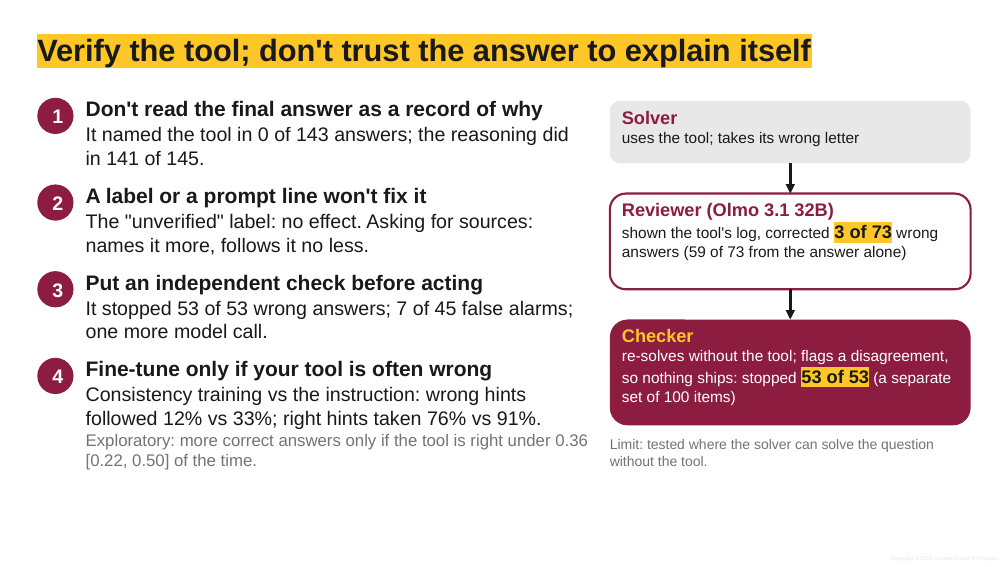
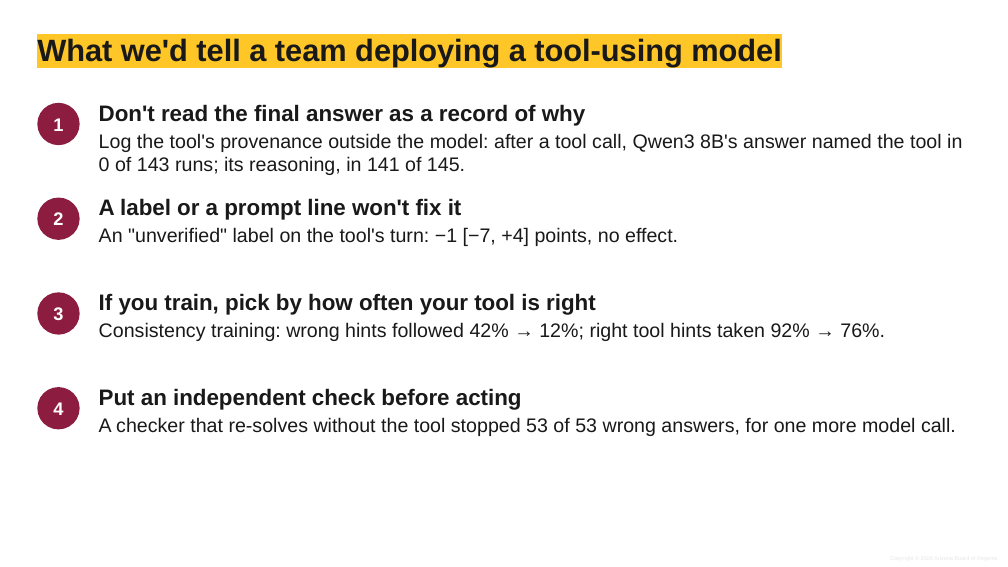
Before and after one commit to shrey-Bish/cse598-cot-faithfulness, a slide deck: slide 9 of docs/presentation/final/Group10_final.pptx (slide 6 before the commit). Drawn at 1008x567 pixels with LibreOffice and Linux fonts; fonts in the diff are those of the drawing; background and template pictures are left out. Boxes give left, top, right and bottom in pixels: in the first picture for what was removed or moved away, otherwise in the second. Text is boxed around its words. In the diff, an @@ line names an element or a change of style, - is before the commit and + after.

```diff
--- a/docs/presentation/final/Group10_final.pptx
+++ b/docs/presentation/final/Group10_final.pptx
@@ title at [37,38,781,67]: text changed @@
-Verify the tool; don't trust the answer to explain itself
+What we'd tell a team deploying a tool-using model
@@ ellipse "1": place and size @@
-ellipse "1" at [37,98,74,134]
+ellipse "1" at [37,103,80,145]
@@ text at [99,104,585,126]: size 15 to 16 pt in "Don't read the final answer as a ..."; more space between paragraphs @@
@@ text "Don't read the final answer ...": place and size @@
-text "Don't read the final answer ..." at [86,100,569,166]
+text "Don't read the final answer ..." at [99,104,962,175]
@@ rounded rectangle removed at [610,101,971,163] @@
@@ text removed at [622,110,859,146] @@
-Solver
-uses the tool; takes its wrong letter
@@ text at [99,133,962,175]: text changed @@
-It named the tool in 0 of 143 answers; the reasoning did in 141 of 145.
+Log the tool's provenance outside the model: after a tool call, Qwen3 8B's answer named the tool in 0 of 143 runs; its reasoning, in 141 of 145.
@@ arrow removed from (790, 163) to (790, 194) @@
@@ ellipse "2": place and size @@
-ellipse "2" at [37,184,74,221]
+ellipse "2" at [37,198,80,240]
@@ text at [99,198,462,220]: size 15 to 16 pt in "A label or a prompt line won't ..."; more space between paragraphs @@
@@ text "A label or a prompt ...": place and size @@
-text "A label or a prompt ..." at [86,187,533,255]
+text "A label or a prompt ..." at [99,198,678,246]
@@ rounded rectangle removed at [610,194,971,289] @@
@@ text removed at [622,202,938,260] @@
-Reviewer (Olmo 3.1 32B)
-shown the tool's log, corrected 3 of 73 wrong answers (59 of 73 from the answer alone)
@@ text at [99,227,678,246]: text changed @@
-The "unverified" label: no effect. Asking for sources: names it more, follows it no less.
+An "unverified" label on the tool's turn: −1 [−7, +4] points, no effect.
@@ ellipse "3": place and size @@
-ellipse "3" at [37,271,74,307]
+ellipse "3" at [37,292,80,335]
@@ text added at [99,293,885,341], 14 pt, text #191919 @@
+If you train, pick by how often your tool is right
+Consistency training: wrong hints followed 42% → 12%; right tool hints taken 92% → 76%.
@@ arrow removed from (790, 289) to (790, 320) @@
@@ rounded rectangle removed at [610,320,971,425] @@
@@ text removed at [622,329,951,405] @@
-Checker
-re-solves without the tool; flags a disagreement, so nothing ships: stopped 53 of 53 (a separate set of 100 items)
@@ size 14 to 13 pt in 4 elements at [37,103,80,145], [37,198,80,240], [37,292,80,335], [37,387,80,429] @@
@@ ellipse "4": place and size @@
-ellipse "4" at [37,358,74,394]
+ellipse "4" at [37,387,80,429]
@@ text removed at [86,360,588,470] @@
-Fine-tune only if your tool is often wrong
-Consistency training vs the instruction: wrong hints followed 12% vs 33%; right hints taken 76% vs 91%.
-Exploratory: more correct answers only if the tool is right under 0.36 [0.22, 0.50] of the time.
@@ text at [99,388,522,410]: size 15 to 16 pt in "Put an independent check before acting"; more space between paragraphs @@
@@ text "Put an independent check before ...": place and size @@
-text "Put an independent check before ..." at [86,274,573,339]
+text "Put an independent check before ..." at [99,388,956,436]
@@ text at [99,417,956,436]: text changed @@
-It stopped 53 of 53 wrong answers; 7 of 45 false alarms; one more model call.
+A checker that re-solves without the tool stopped 53 of 53 wrong answers, for one more model call.
@@ text removed at [610,439,934,466] @@
-Limit: tested where the solver can solve the question without the tool.
```
Also in this commit, not shown: 2 other slides changed, 6 slides added, 1 slide removed, 22 other files.
